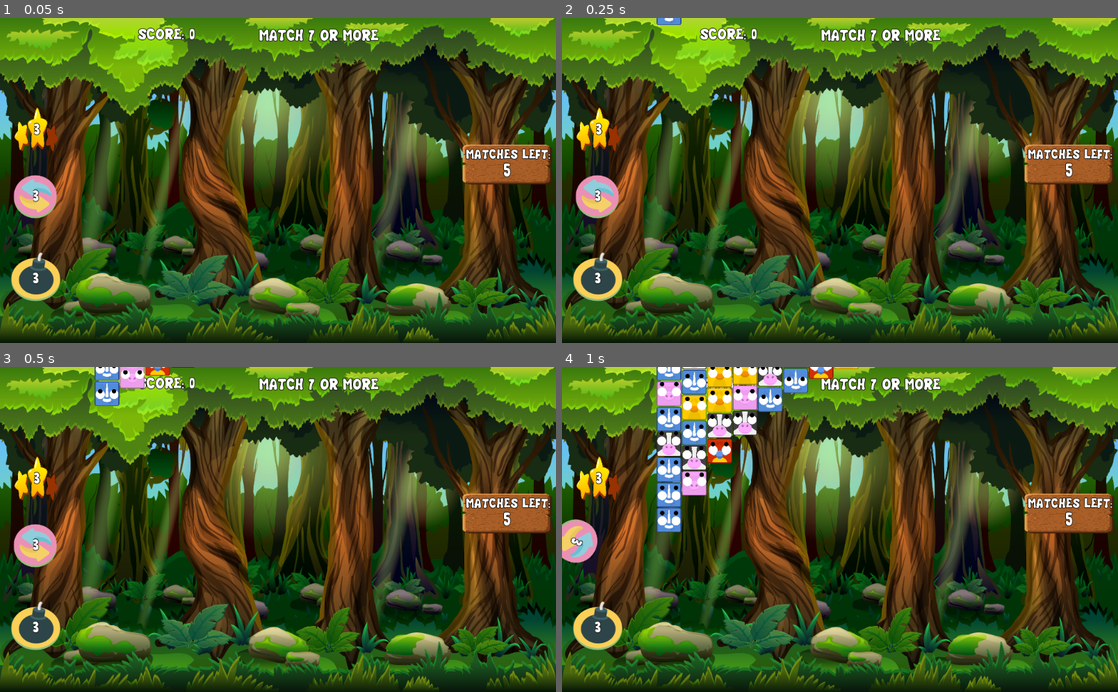
Above: before the commit, frames 1-4 (two rows, left to right).
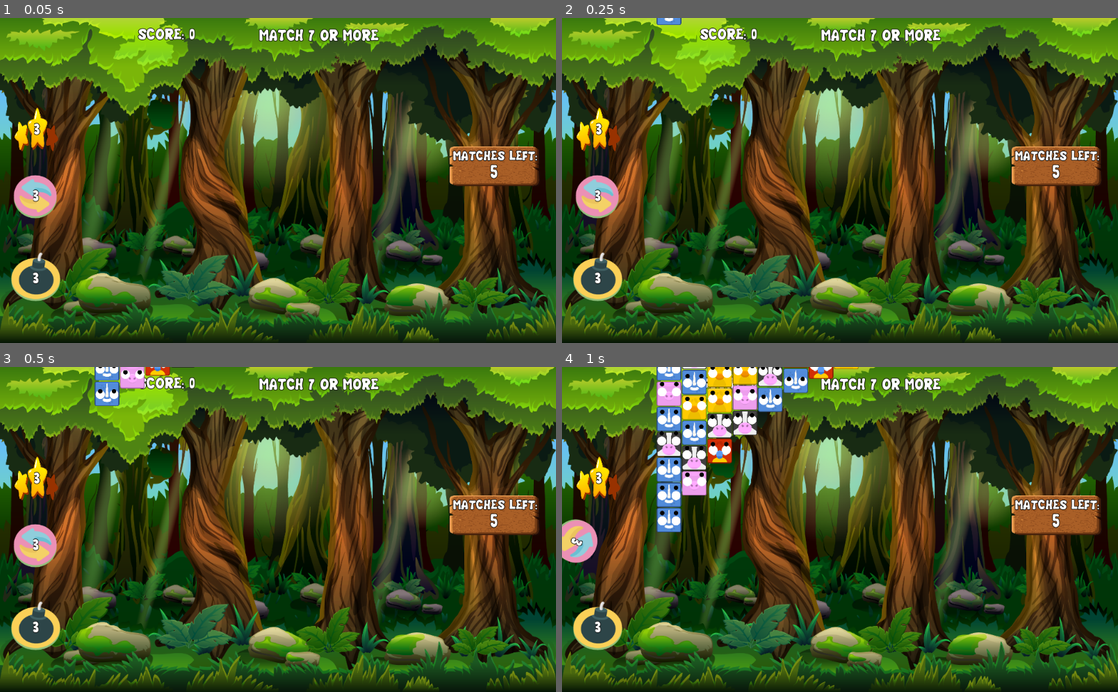
Above: after the commit, the same moments.

Repository: borkoDimitrov/AnimalBlocks
Game: Godot game, scene res://Level/LevelTileDestroyer.tscn
Same seed, same stepped clock (60 frames per second), same inputs: the game is played once before the commit and once after it.
Inputs (mouse positions are in pixels of both pictures, inside the frame that each line leads up to):
- Up to frame 1 (0.05 s): no input
- Up to frame 2 (0.25 s): no input
- Up to frame 3 (0.5 s): no input
- Up to frame 4 (1 s): click (595, 545) at 0.52 s

The runs differ from the first frame. In frame 1, 1.5% of the frame differs, in the area x 80-100%, y 38-52%; in frame 2, 1.5%; in frame 3, 1.5%; in frame 4, 1.5%.

Commit message:
Fixed bug with tile destroyer

Diff:
--- a/Level/ClassicLevel.gd
+++ b/Level/ClassicLevel.gd
@@ -15,6 +15,8 @@
 	current_score += pow(count, 2)
 	$"%Label".text = "SCORE: " + str(current_score)
 
+	get_tree().call_group("detectors", "DetectBlocks")
+
 	CountTiles(count)
 	.OnMatch(tile, count)
 
--- a/Level/ClassicLevel.tscn
+++ b/Level/ClassicLevel.tscn
@@ -1,9 +1,12 @@
-[gd_scene load_steps=3 format=2]
+[gd_scene load_steps=4 format=2]
 
 [ext_resource path="res://Level/Level.tscn" type="PackedScene" id=1]
 [ext_resource path="res://Level/ClassicLevel.gd" type="Script" id=2]
+[ext_resource path="res://Assets/Sprites/CartoonForest3.png" type="Texture" id=3]
 
 [node name="ClassicLevel" instance=ExtResource( 1 )]
 script = ExtResource( 2 )
-level_size = Vector2( 10, 10 )
 weight = 0.5
+
+[node name="TextureRect" parent="CanvasLayer" index="0"]
+texture = ExtResource( 3 )
--- a/Level/Level.gd
+++ b/Level/Level.gd
@@ -82,7 +82,7 @@
 		$Detectors.add_child(detector)
 
 	var tween := create_tween()
-	tween.tween_property($CanvasLayer/TilesBackground, "modulate:a", 1.0, 1.5).from(0.0)
+	tween.tween_property($CanvasLayer/TilesBackground, "modulate:a", 0.9, 1.5).from(0.0)
 
 	get_tree().call_group("tiles", "EnableBlockButton")
 
@@ -129,7 +129,6 @@
 func OnMatch(tile, count):
 	$AudioPlayer.play_sound()
 	get_tree().call_group("matched", "VanishBlock")
-	get_tree().call_group("detectors", "DetectBlocks")
 
 	for skill in $"%Skills".get_children():
 		skill.OnMatchMade()
--- a/Level/Level.tscn
+++ b/Level/Level.tscn
@@ -1,11 +1,10 @@
-[gd_scene load_steps=14 format=2]
+[gd_scene load_steps=13 format=2]
 
 [ext_resource path="res://Level/Level.gd" type="Script" id=1]
 [ext_resource path="res://Utils/AudioPlayer.gd" type="Script" id=2]
 [ext_resource path="res://Assets/Fonts/CHUBBY.TTF" type="DynamicFontData" id=3]
 [ext_resource path="res://Assets/Sprites/CartoonForest.png" type="Texture" id=4]
 [ext_resource path="res://Utils/MusicPlayer.tscn" type="PackedScene" id=5]
-[ext_resource path="res://LevelManager.tscn" type="PackedScene" id=6]
 [ext_resource path="res://Skills/SmallBomb.tscn" type="PackedScene" id=7]
 [ext_resource path="res://Skills/MatchTwoTiles.tscn" type="PackedScene" id=8]
 [ext_resource path="res://Skills/SwapTiles.tscn" type="PackedScene" id=9]
@@ -28,8 +27,6 @@
 number_of_animals = 2
 weight = 0.3
 
-[node name="LevelManager" parent="." instance=ExtResource( 6 )]
-
 [node name="CanvasLayer" type="CanvasLayer" parent="."]
 layer = -1
 
@@ -47,14 +44,6 @@
 margin_bottom = 576.0
 texture = ExtResource( 10 )
 expand = true
-
-[node name="TilesBackground2" type="ColorRect" parent="CanvasLayer"]
-visible = false
-margin_left = 155.0
-margin_top = 63.0
-margin_right = 806.0
-margin_bottom = 555.0
-color = Color( 0.631373, 0.752941, 0.596078, 0.443137 )
 
 [node name="Label" type="Label" parent="CanvasLayer"]
 unique_name_in_owner = true
@@ -96,13 +85,7 @@
 
 [node name="Detectors" type="Node2D" parent="."]
 
-[node name="Timer" type="Timer" parent="."]
-wait_time = 0.1
-one_shot = true
-
 [node name="AudioPlayer" type="AudioStreamPlayer2D" parent="."]
 script = ExtResource( 2 )
 
 [node name="MusicPlayer" parent="." instance=ExtResource( 5 )]
-
-[connection signal="timeout" from="Timer" to="." method="_on_Timer_timeout"]
--- a/Level/LevelTileCount.gd
+++ b/Level/LevelTileCount.gd
@@ -21,6 +21,8 @@
 	if main_tile_id == tile.tile_info:
 		current_score += pow(count, 2)
 		$"%Label".text = "SCORE: " + str(current_score)
+
+	get_tree().call_group("detectors", "DetectBlocks")
 
 	CountTiles(tile, count)
 	.OnMatch(tile, count)
--- a/Level/LevelTileDestroyer.tscn
+++ b/Level/LevelTileDestroyer.tscn
@@ -1,10 +1,30 @@
-[gd_scene load_steps=8 format=2]
+[gd_scene load_steps=9 format=2]
 
 [ext_resource path="res://Level/Level.tscn" type="PackedScene" id=1]
 [ext_resource path="res://Level/LevelTileDestroyer.gd" type="Script" id=2]
 [ext_resource path="res://Assets/Fonts/CHUBBY.TTF" type="DynamicFontData" id=3]
 [ext_resource path="res://normal_font.tres" type="DynamicFont" id=4]
 [ext_resource path="res://Assets/Sprites/UI/TargetBackground.png" type="Texture" id=5]
+
+[sub_resource type="GDScript" id=4]
+script/source = "extends Node
+
+signal GAME_OVER
+
+var level_count : int = 0
+var max_tiles : int
+var current_tiles : int
+
+func CountTiles(tiles):
+	current_tiles -= tiles
+	if current_tiles == 0:
+		emit_signal(\"GAME_OVER\")
+
+func OnMatch(count):
+	current_tiles -= count
+	OnMatch(count)
+
+"
 
 [sub_resource type="DynamicFont" id=2]
 size = 25
@@ -26,7 +46,10 @@
 TARGET_TILE_MATCH_COUNT = 5
 SPAWN_TILE_DESTROYER = 3
 
-[node name="Label" parent="CanvasLayer" index="3"]
+[node name="LevelManager" parent="." index="0"]
+script = SubResource( 4 )
+
+[node name="Label" parent="CanvasLayer" index="2"]
 margin_left = 254.0
 margin_top = 13.0
 margin_right = 440.0
@@ -42,7 +65,7 @@
 text = "Match 7 or more"
 
 [node name="MatchContainer" type="Node2D" parent="CanvasLayer" index="5"]
-position = Vector2( 934, 256 )
+position = Vector2( 910, 259 )
 
 [node name="ColorRect" type="TextureRect" parent="CanvasLayer/MatchContainer" index="0"]
 margin_left = -82.0
@@ -51,6 +74,9 @@
 margin_bottom = 52.0
 texture = ExtResource( 5 )
 expand = true
+__meta__ = {
+"_edit_lock_": true
+}
 
 [node name="Label" type="Label" parent="CanvasLayer/MatchContainer" index="1"]
 margin_left = -76.0
@@ -59,6 +85,9 @@
 margin_bottom = 13.0
 custom_fonts/font = SubResource( 2 )
 text = "MATCHES LEFT:"
+__meta__ = {
+"_edit_lock_": true
+}
 
 [node name="MatchLeft" type="Label" parent="CanvasLayer/MatchContainer" index="2"]
 unique_name_in_owner = true
@@ -68,3 +97,6 @@
 margin_bottom = 50.0
 custom_fonts/font = SubResource( 3 )
 text = "5"
+__meta__ = {
+"_edit_lock_": true
+}
--- a/LevelManager.gd
+++ /dev/null
@@ -1,16 +0,0 @@
-extends Node
-
-signal GAME_OVER
-
-var level_count : int = 0
-var max_tiles : int
-var current_tiles : int
-
-func CountTiles(tiles):
-	current_tiles -= tiles
-	if current_tiles == 0:
-		emit_signal("GAME_OVER")
-
-func OnMatch(count):
-	current_tiles -= count
-	OnMatch(count)
--- a/LevelManager.tscn
+++ /dev/null
@@ -1,6 +0,0 @@
-[gd_scene load_steps=2 format=2]
-
-[ext_resource path="res://LevelManager.gd" type="Script" id=1]
-
-[node name="LevelManager" type="Node"]
-script = ExtResource( 1 )
--- a/TileDestroyer.gd
+++ b/TileDestroyer.gd
@@ -5,4 +5,5 @@
 
 func _on_VisibilityNotifier2D_screen_exited():
 	get_tree().call_group("tiles", "EnableBlockButton")
+	get_tree().call_group("detectors", "DetectBlocks")
 	queue_free()
--- a/new_dynamicfont.tres
+++ b/new_dynamicfont.tres
@@ -3,7 +3,7 @@
 [ext_resource path="res://Assets/Fonts/CHUBBY.TTF" type="DynamicFontData" id=1]
 
 [resource]
-size = 120
-outline_size = 2
-outline_color = Color( 0.247059, 0.0156863, 0.0156863, 1 )
+size = 140
+outline_size = 3
+outline_color = Color( 0.105882, 0.0313726, 0.0313726, 1 )
 font_data = ExtResource( 1 )
Binary file added: Assets/Sprites/CartoonForest3.png
Not shown, added: Assets/Sprites/CartoonForest3.png.import
